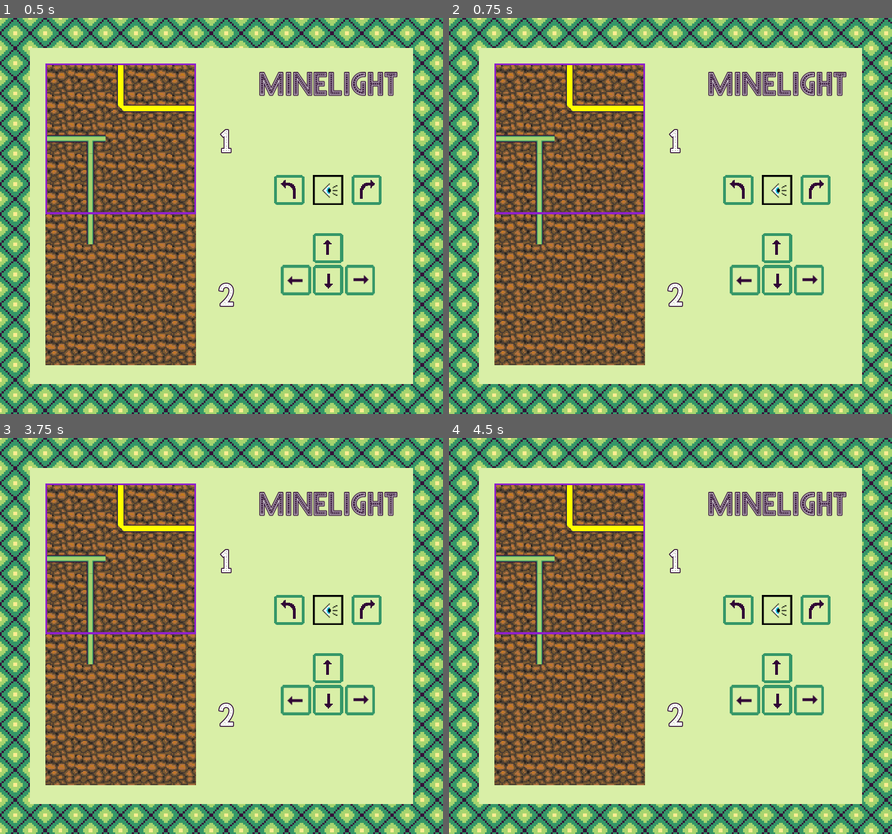
Above: before the commit, frames 1-4 (two rows, left to right).
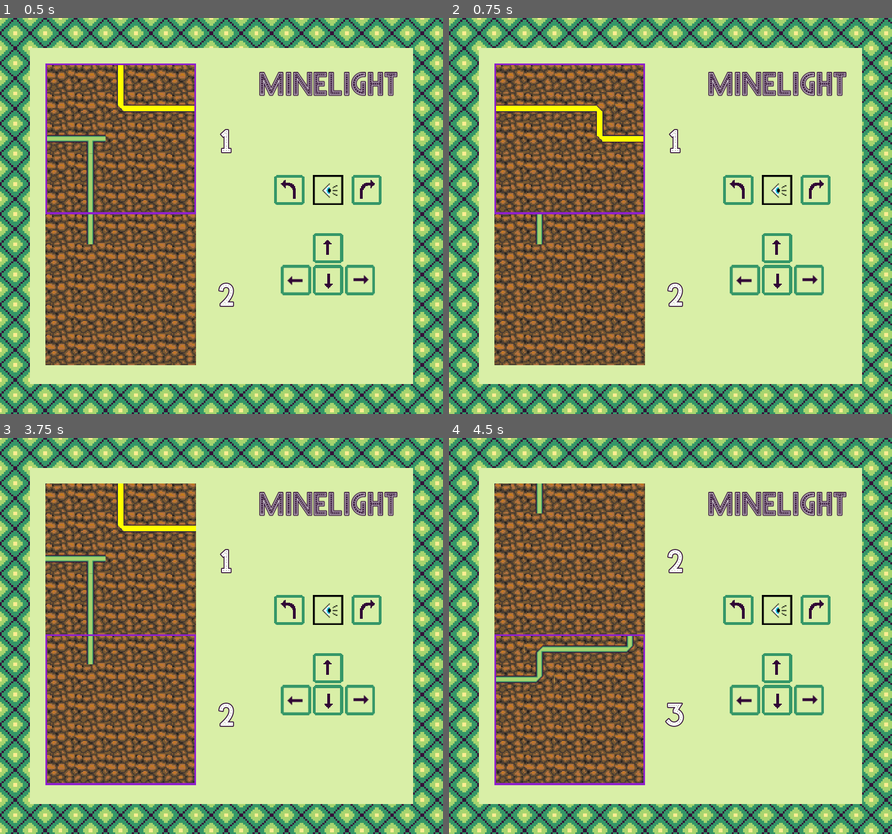
Above: after the commit, the same moments.

Repository: jojva/ld48
Game: Godot game, scene res://Main.tscn
The game is run twice, just before and just after one commit, with the same random seed, the same clock (stepped at 60 frames per second) and the same inputs.
Inputs (mouse positions are in pixels of both pictures, inside the frame that each line leads up to):
- Up to frame 1 (0.5 s): no input
- Up to frame 2 (0.75 s): click (745, 279) at 0.5 s
- Up to frame 3 (3.75 s): click (358, 699) at 1.25 s; click (327, 667) at 2 s; click (327, 667) at 2.75 s; click (327, 699) at 3.5 s
- Up to frame 4 (4.5 s): click (776, 699) at 4.25 s

Frame 1 is identical in both runs. In frame 2, 1.6% of the frame differs, in the area x 10-44%, y 11-50%; in frame 3, 1.2%; in frame 4, 3.4%, in the area x 10-54%, y 11-88%.

Commit message:
connect all buttons

Diff:
--- a/Main.gd
+++ b/Main.gd
@@ -2,11 +2,10 @@
 
 
 onready var game = $HUD/MarginContainer/ColorRect/MarginContainer/HBoxContainer
-onready var viewport_container = game.get_node("Container/Node2D")
-onready var viewport = viewport_container.get_node("Viewport")
-onready var tower = viewport_container.get_node("Tower")
+onready var container = game.get_node("Container/Node2D")
+onready var tower = container.get_node("Tower")
 onready var level_labels = game.get_node("LevelLabels")
-onready var highlighted_level = viewport_container.get_node("HighlightedLevel")
+onready var highlighted_level = container.get_node("HighlightedLevel")
 onready var eye = game.get_node("VBoxContainer/CenterContainer3/VBoxContainer/CenterContainer/HBoxContainer/Eye")
 
 var current_face = 0
@@ -14,10 +13,6 @@
 
 
 func _ready():
-	#viewport_container.margin_left = 96
-	#viewport_container.margin_top = 96
-	#viewport.size = Vector2(320, 640)
-	#tower.scale = Vector2(2, 2)
 	update_level_labels()
 
 
@@ -62,16 +57,16 @@
 
 
 func _on_GoUp_pressed():
-	pass # Replace with function body.
+	look_up_down(-1)
 
 
 func _on_ShiftLeft_pressed():
-	pass # Replace with function body.
+	tower.shift_left_right(-1)
 
 
 func _on_GoDown_pressed():
-	pass # Replace with function body.
+	look_up_down(1)
 
 
 func _on_ShiftRight_pressed():
-	pass # Replace with function body.
+	tower.shift_left_right(1)
--- a/Tower.gd
+++ b/Tower.gd
@@ -28,24 +28,20 @@
 	TOTAL_ROWS = Constants.ROWS * nb_levels()
 	update_light()
 
+func shift_left_right(direction):
+	var lvl = get_node("Level" + str(current_level))
+	lvl.shift(direction)
+	if current_level == 0:
+		light_source_side = (light_source_side + direction + 4) % 4
+	update_light()
+
+
 
 func _input(e):
-	var moved = false
-	var lvl = get_node("Level" + str(current_level))
 	if e.is_action_pressed("ui_left"):
-		lvl.shift(1)
-		if current_level == 0:
-			light_source_side += 1
-		moved = true
+		shift_left_right(-1)
 	if e.is_action_pressed("ui_right"):
-		lvl.shift(-1)
-		if current_level == 0:
-			light_source_side += 3
-		moved = true
-	if moved:
-		if current_level == 0:
-			light_source_side %= 4
-		update_light()
+		shift_left_right(1)
 
 
 func _on_Level_updated():
Not shown: 4 places in Main.tscn that only renumber resources
